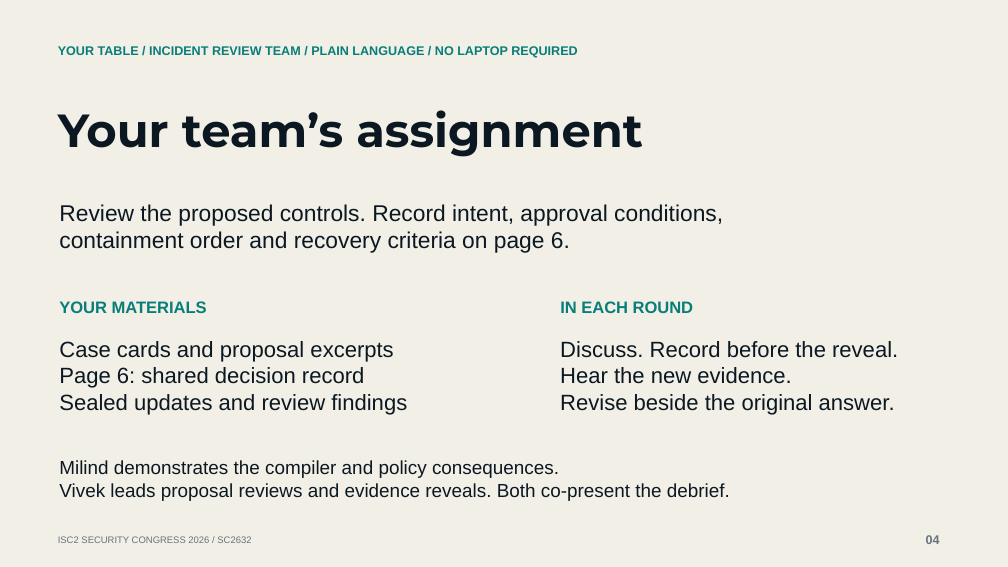
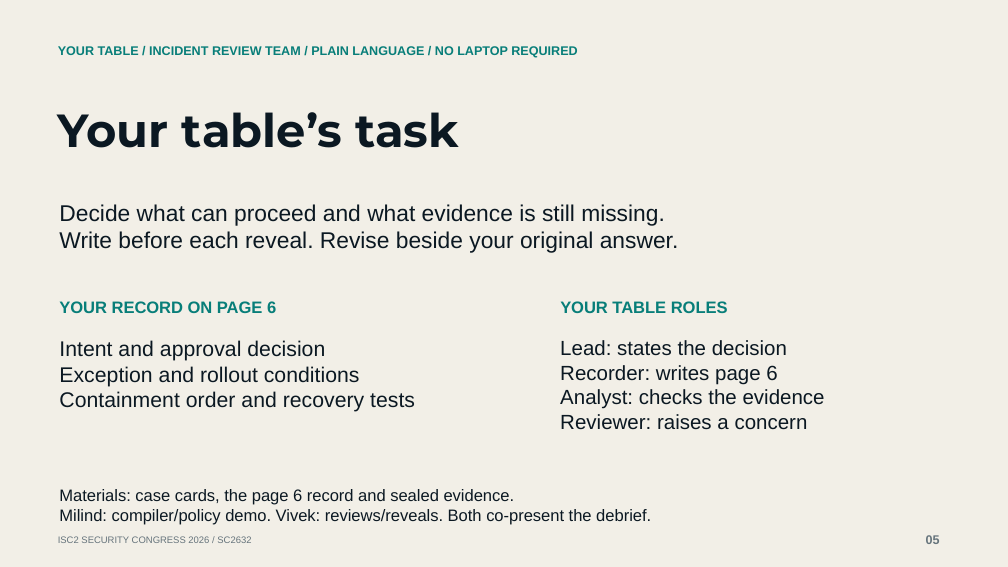
Before and after one commit to mgunjan/sc2632-tabletop, a slide deck: slide 5 of submission/2026-10-13/SC2632-session-four-cases.pptx (slide 4 before the commit). Drawn at 1008x567 pixels with LibreOffice and Linux fonts; fonts in the diff are those of the drawing. Boxes give left, top, right and bottom in pixels: in the first picture for what was removed or moved away, otherwise in the second. Text is boxed around its words. In the diff, an @@ line names an element or a change of style, - is before the commit and + after.

Commit message:
Lead the workshop with what it builds and why it matters

```diff
--- a/submission/2026-10-13/SC2632-session-four-cases.pptx
+++ b/submission/2026-10-13/SC2632-session-four-cases.pptx
@@ text at box(58, 112, 459, 148): text changed @@
-Your team’s assignment
+Your table’s task
@@ text at box(59, 204, 679, 253): text changed @@
-Review the proposed controls. Record intent, approval conditions,
-containment order and recovery criteria on page 6.
+Decide what can proceed and what evidence is still missing.
+Write before each reveal. Revise beside your original answer.
@@ text at box(59, 301, 276, 313): text changed @@
-YOUR MATERIALS
+YOUR RECORD ON PAGE 6
@@ text at box(560, 301, 728, 313): text changed @@
-IN EACH ROUND
+YOUR TABLE ROLES
@@ text at box(59, 340, 415, 412): text changed; size 21 to 20.2 pt @@
-Case cards and proposal excerpts
-Page 6: shared decision record
-Sealed updates and review findings
+Intent and approval decision
+Exception and rollout conditions
+Containment order and recovery tests
@@ text at box(560, 340, 825, 430): text changed; size 21 to 19.5 pt @@
-Discuss. Record before the reveal.
-Hear the new evidence.
-Revise beside the original answer.
+Lead: states the decision
+Recorder: writes page 6
+Analyst: checks the evidence
+Reviewer: raises a concern
@@ text at box(59, 489, 651, 525): text changed; size 18 to 15.8 pt @@
-Milind demonstrates the compiler and policy consequences.
-Vivek leads proposal reviews and evidence reveals. Both co-present the debrief.
+Materials: case cards, the page 6 record and sealed evidence.
+Milind: compiler/policy demo. Vivek: reviews/reveals. Both co-present the debrief.
@@ text at box(926, 535, 940, 544): text changed @@
-04
+05
```
Also in this commit, not shown: 4 other slides changed, 1 slide added, 1 slide removed, 12 other files.
